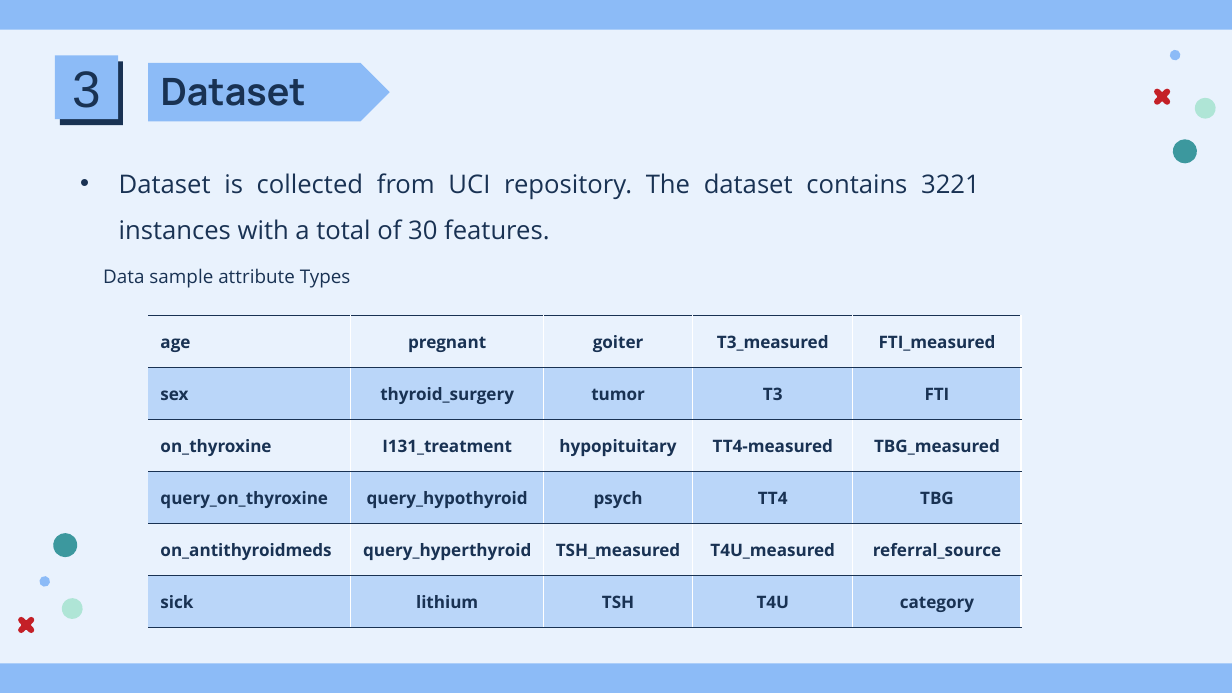
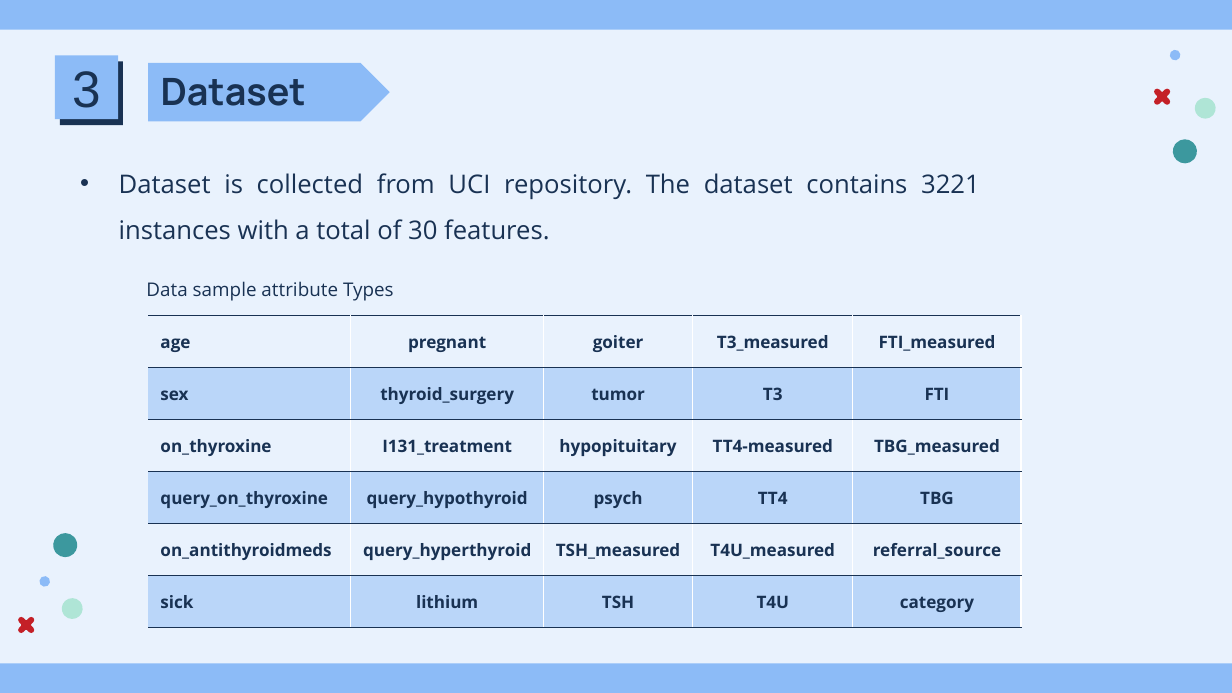
Before and after one commit to nikhi-la/Thyroid---Project, a slide deck: slide 15 of Documents/Thyroid_PPT.pptx. Drawn at 1232x693 pixels with LibreOffice and Linux fonts; fonts in the diff are those of the drawing. Boxes give left, top, right and bottom in pixels: in the first picture for what was removed or moved away, otherwise in the second. Text is boxed around its words. In the diff, an @@ line names an element or a change of style, - is before the commit and + after.

```diff
--- a/Documents/Thyroid_PPT.pptx
+++ b/Documents/Thyroid_PPT.pptx
@@ text "Data sample attribute Types": place and size @@
-text "Data sample attribute Types" at [103,268,351,288]
+text "Data sample attribute Types" at [146,281,394,301]
```
Also in this commit, not shown: 3 other slides changed, 5 slides added, 1 other file.
